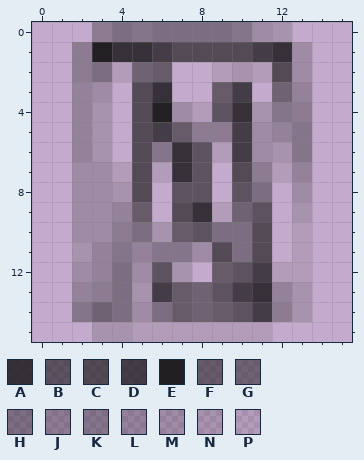
Two versions of one pixel-art sprite, favicon-16x16.png. Above is the file before it was changed.
The file is 16x16 pixels. Pixels under 10% opacity are left out. Colours within 5 levels of each other are drawn and written as one.
Palette (. is transparent): A #131313cc  B #14141496  C #141414a4  D #141414b9  E #141414eb  F #15151588  G #1818187e  H #1919196b  J #1a1a1a53  K #1c1c1c5f  L #2020204a  M #2121213a  N #2323232c  P #2828281c
Pixels before, first column x 2:
 0 .JHKHHHHKMN.
 1 JEAADCCCCDAM
 2 JHPGF..PNPCM
 3 LM.CA..FD.GL
 4 LN.CEMPBANKJ
 5 LN.CDFJJDMLK
 6 LN.CKABPDMNK
 7 MMPCPAB.CJPL
 8 MMNC.BB.BH.M
 9 MMLF.CAPGB.N
10 MMJHNFBHHC.P
11 NLKLKKMCHC.P
12 MLHMBN.FBDPP
13 LJHNDFGBDALN
14 KGHMHFGFBDJN
15 .NNPPPPPPP..
The same view after the edit:
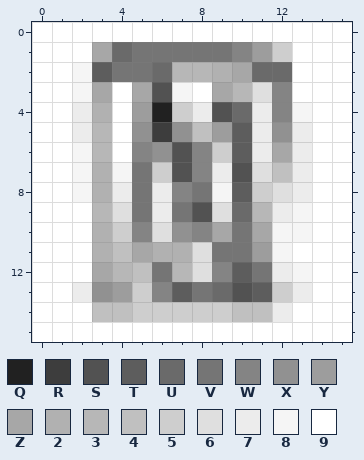
Colours new in this view: Q #212121  R #3d3d3d  S #525252  T #5d5d5d  U #6a6a6a  V #757575  W #848484  X #919191  Y #9d9d9d  Z #a7a7a7  2 #b1b1b1  3 #b7b7b7  4 #c0c0c0  5 #cecece  6 #dfdfdf  7 #ececec  8 #f5f5f5  9 #ffffff
Edits made:
Changed rows in their new state; - is an unchanged pixel.
first column x 0:
 0 9999999999999999
 1 999ZUVVVVVWY5999
 2 998TVVU332ZUU999
 3 998Z9ZS89Z36W999
 4 99729YQ57SU7W899
 5 99739XRX4YT7X799
 6 99839WXSW5T7Z799
 7 99828V5SW7S64799
 8 99827V7WV8T56799
 9 99936V7VS6U37899
10 99925W6XWZVZ8899
11 99924Z226VVY8999
12 999Z34V36WTV7899
13 997XY5WTVUST5799
14 9994455555447999
15 9999999999999999
